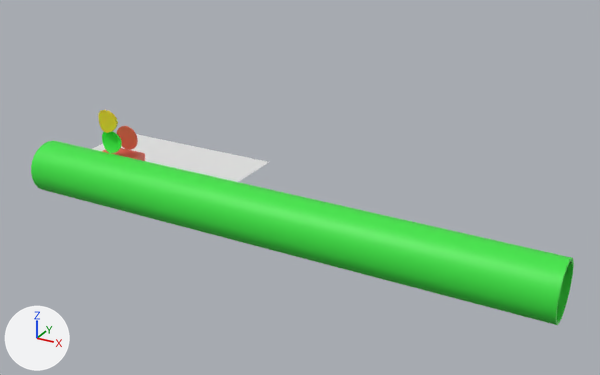
Renders of the FBX model Assets/Stationskomponenten.fbx from each side of a commit.
Both versions are drawn from a 50 mm lens placed at (40.7, -44.4, 24.8), pointed at (14.4, 3.5, 0.9). The lights are fixed; the arrows at lower left show +X, +Y and +Z. The picture after the commit comes second. Where no turn or scale is listed for an object, it has been applied to the vertices.

Before the edit, the objects in view are built like this:
```python
me_cylinder_025 = bpy.data.meshes.new('Cylinder.025')
me_cylinder_025.from_pydata(...)  # 424 vertices, 214 faces; spans x -20.0..20.0, y -2.0..2.0, z -2.0..2.0
me_cylinder_025.materials.append(mat_material_017)  # green #3de744
me_plane = bpy.data.meshes.new('Plane')
me_plane.from_pydata([(-100.0, 0.0, 100.0), (100.0, 0.0, 100.0), (-100.0, 0.0, -100.0), (100.0, 0.0, -100.0)], [], [(0, 1, 3, 2)])
ob_boden = bpy.data.objects.new('Boden', me_plane)
ob_boden.location = (0.0, 5.93, -1.01)
ob_boden.rotation_euler = (1.571, 0.0, 0.0)  # degrees (90, 0, 0)
ob_boden.scale = (0.0752, 0.0188, 0.0474)
ob_röhre = bpy.data.objects.new('Röhre', me_cylinder_025)
ob_röhre.location = (14.03, -0.5, 0.0)
```
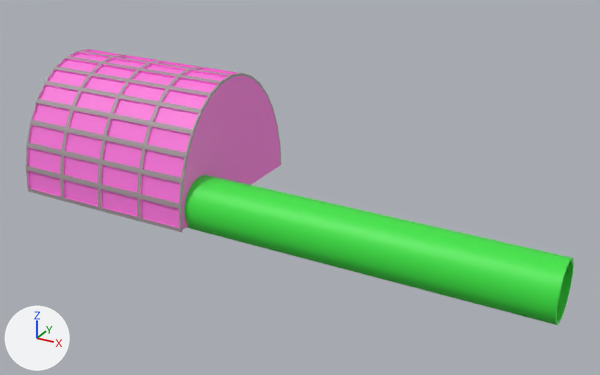
Edits to the bpy script that builds the scene:
```text
Add mat_metall:
    mat_metall = principled_material('Metall')
    mat_metall.base_color = (0.383, 0.318, 0.337)  # grey #a6999d
Add mat_halle:
    mat_halle = principled_material('Halle')
    mat_halle.base_color = (1.0, 0.189, 0.742)  # pink #ff78e0
Add me_cylinder_003:
    me_cylinder_003.from_pydata(...)  # 1471 vertices, 1502 faces; spans x -7.26..7.26, y -6.99..6.99, z -0.2..9.42
    # faces by material slot: [710, 792]
    me_cylinder_003.materials.append(mat_halle)  # pink #ff78e0
    me_cylinder_003.materials.append(mat_metall)  # grey #a6999d
Add ob_halle:
    ob_halle = bpy.data.objects.new('Halle', me_cylinder_003)
    ob_halle.location = (1.23, 3.95, -1.17)
```

Boxes [x1, y1, x2, y2] around the edits, measured in the pictures (600 x 375 px):
'Halle', added
    after: [26, 49, 281, 232]
    faces in mat_halle (pink #ff78e0): [27, 49, 280, 232]
    faces in mat_metall (grey #a6999d): [26, 49, 281, 232]
'Boden', unchanged, covered by the edit
    before: [92, 134, 269, 182]
